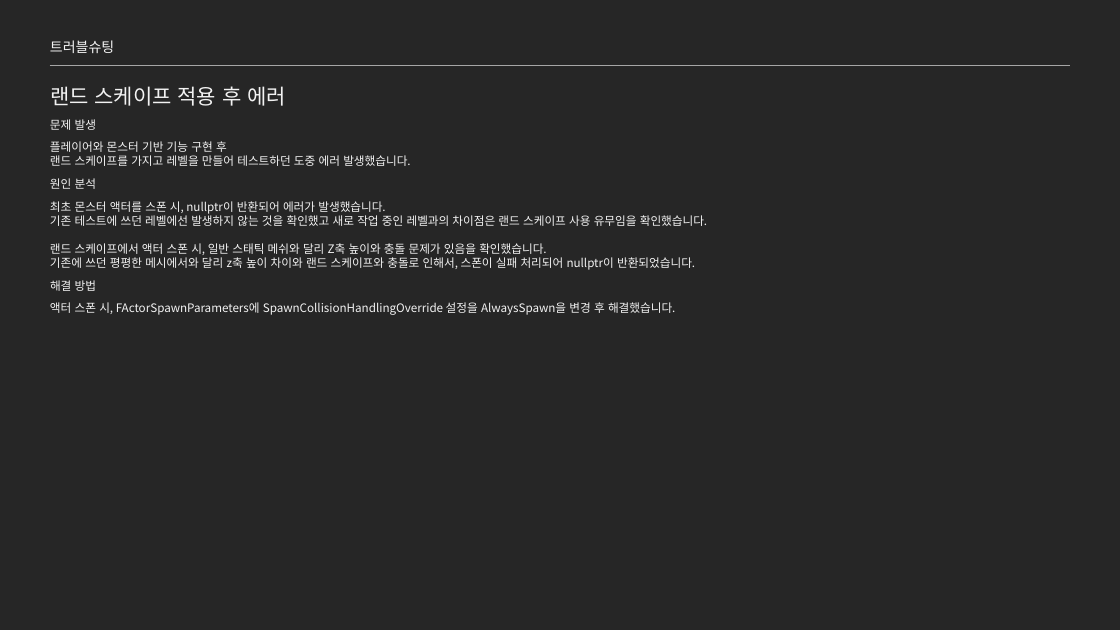
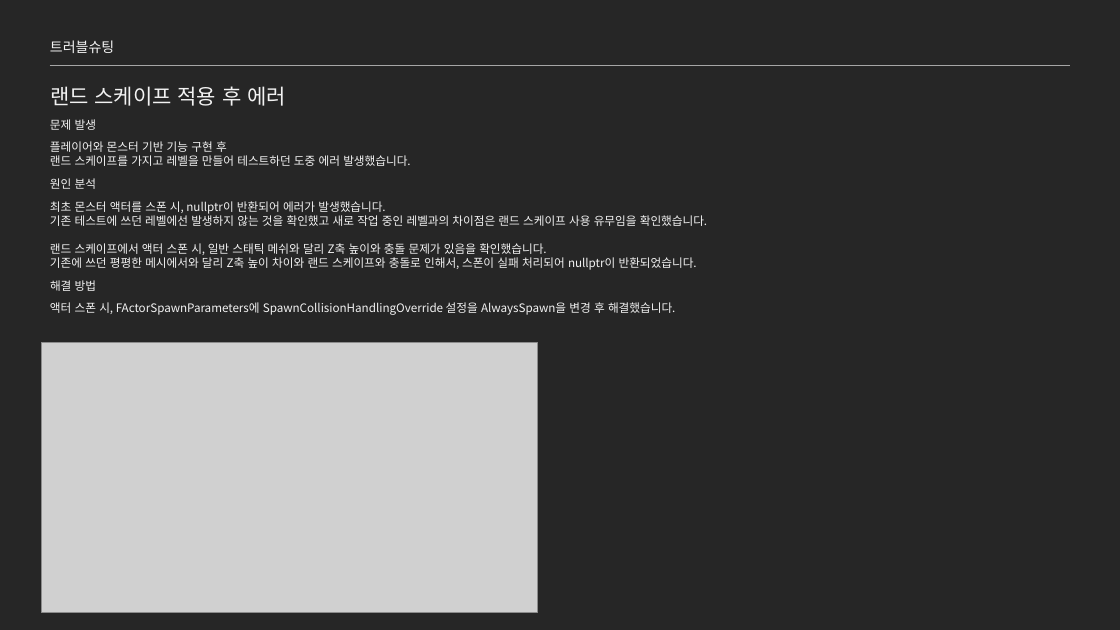
Before and after one commit to jhk0701/project-ARPGHunter, a slide deck: slide 23 of Docs/UnrealEngine_문서_김정환.pptx. Drawn at 1120x630 pixels with LibreOffice and Linux fonts; fonts in the diff are those of the drawing; grey boxes stand for pictures. Boxes give left, top, right and bottom in pixels: in the first picture for what was removed or moved away, otherwise in the second. Text is boxed around its words. In the diff, an @@ line names an element or a change of style, - is before the commit and + after.

```diff
--- a/Docs/UnrealEngine_문서_김정환.pptx
+++ b/Docs/UnrealEngine_문서_김정환.pptx
@@ text at (x1=50, y1=257, x2=697, y2=270): text changed @@
-기존에 쓰던 평평한 메시에서와 달리 z축 높이 차이와 랜드 스케이프와 충돌로 인해서, 스폰이 실패 처리되어 nullptr이 반환되었습니다.
+기존에 쓰던 평평한 메시에서와 달리 Z축 높이 차이와 랜드 스케이프와 충돌로 인해서, 스폰이 실패 처리되어 nullptr이 반환되었습니다.
@@ picture added at (x1=42, y1=343, x2=538, y2=613) @@
```
Also in this commit, not shown: 5 other slides changed, 3 other files.
